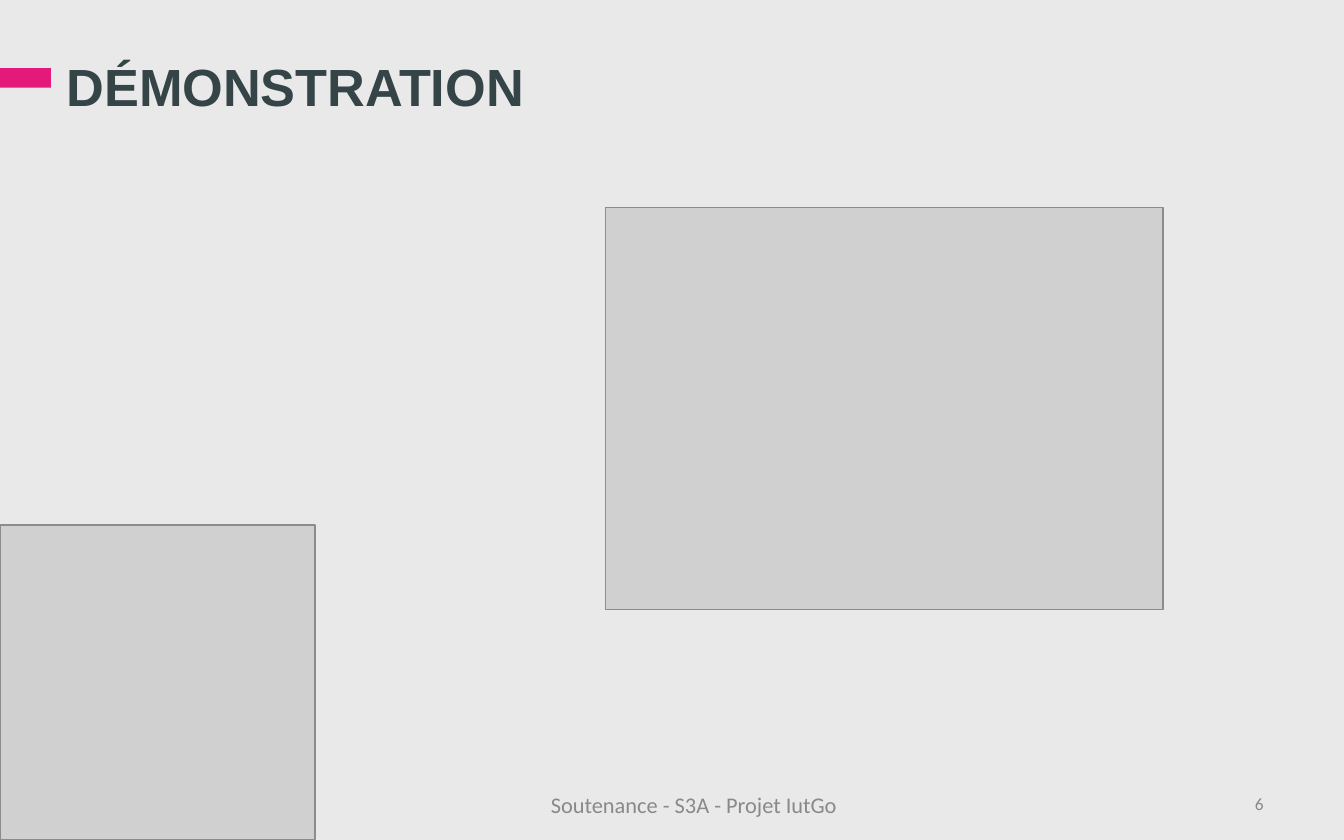
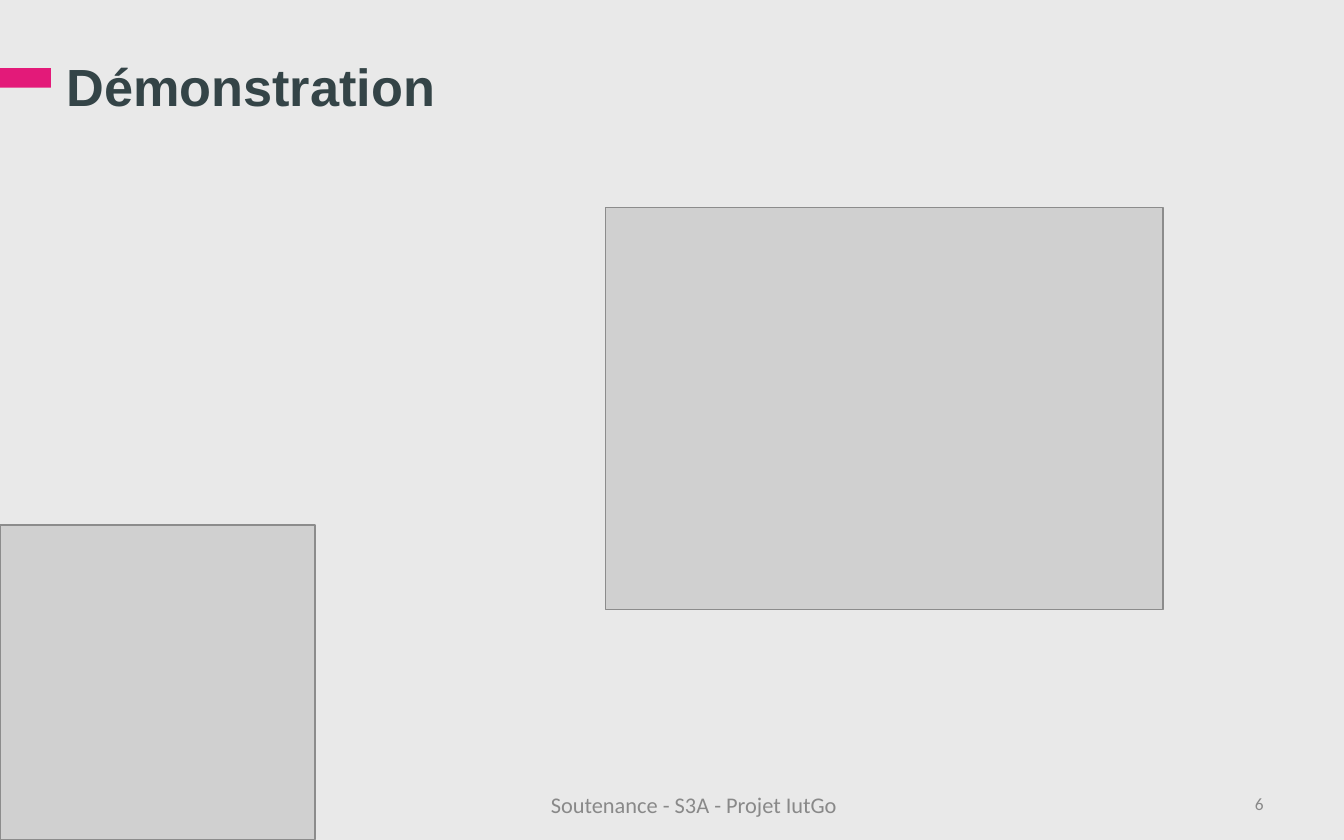
Before and after one commit to iuts3a/IUTGo, a slide deck: slide 6 of Soutenance/Soutenance-IutGo.ppt. Drawn at 1344x840 pixels with LibreOffice and Linux fonts; fonts in the diff are those of the drawing; grey boxes stand for pictures; background and template pictures are left out. Boxes give left, top, right and bottom in pixels: in the first picture for what was removed or moved away, otherwise in the second. Text is boxed around its words. In the diff, an @@ line names an element or a change of style, - is before the commit and + after.

```diff
--- a/Soutenance/Soutenance-IutGo.ppt
+++ b/Soutenance/Soutenance-IutGo.ppt
@@ title at (67,67,435,107): text changed @@
-DÉMONSTRATION
+Démonstration
```
Also in this commit, not shown: 9 other slides changed, 3 other files.
